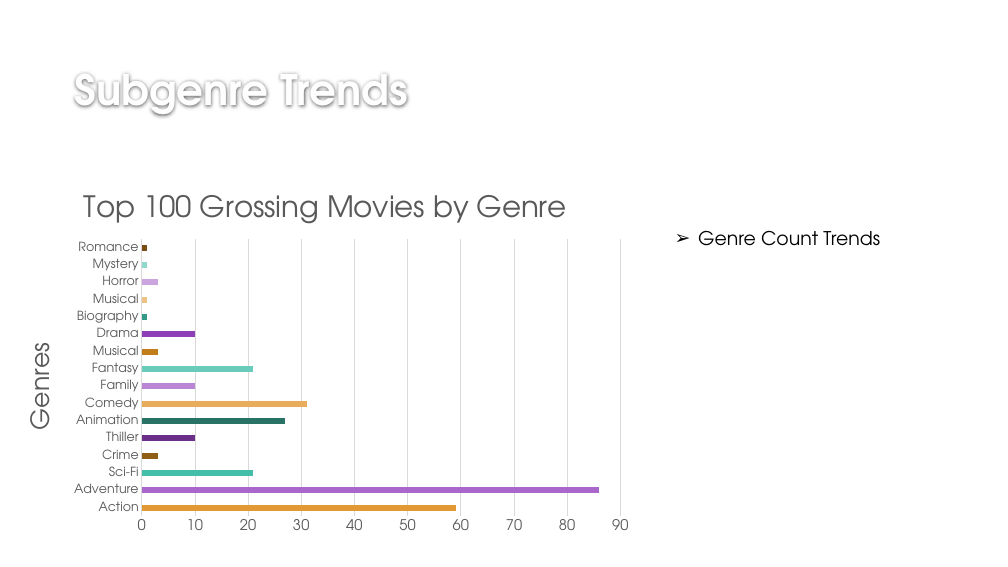
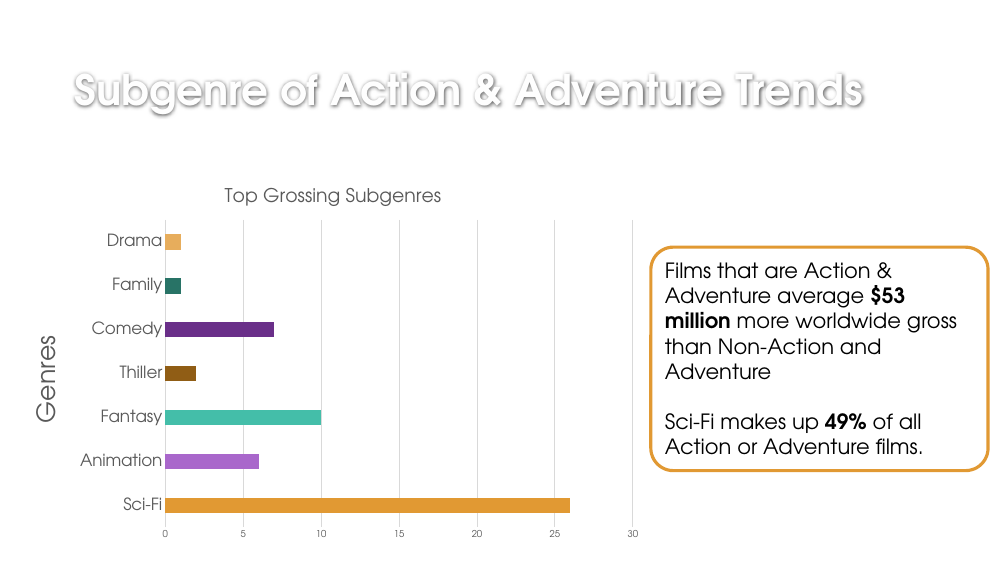
Before and after one commit to rustyb08/phase_1_project, a slide deck: slide 8 of Microsoft Original Content.pptx. Drawn at 1008x567 pixels with LibreOffice and Linux fonts; fonts in the diff are those of the drawing; background and template pictures are left out. Boxes give left, top, right and bottom in pixels: in the first picture for what was removed or moved away, otherwise in the second. Text is boxed around its words. In the diff, an @@ line names an element or a change of style, - is before the commit and + after.

```diff
--- a/Microsoft Original Content.pptx
+++ b/Microsoft Original Content.pptx
@@ title at (75, 73, 863, 117): text changed @@
-Subgenre Trends
+Subgenre of Action & Adventure Trends
@@ bar chart at (15, 172, 651, 547) @@
@@ title "Top 100 Grossing Movies by Genre " to "Top Grossing Subgenres " @@
-categories: Action, Adventure, Sci-Fi, Crime, Thiller, Animation, Comedy, Family, Fantasy, Musical, Drama, Biography, Musical, Horror, Mystery, Romance
+categories: Sci-Fi, Animation, Fantasy, Thiller, Comedy, Family, Drama
-Series 1: 59, 86, 21, 3, 10, 27, 31, 10, 21, 3, 10, 1, 1, 3, 1, 1
+Series 1: 26, 6, 10, 2, 7, 1, 1
@@ category axis changed @@
@@ value axis changed @@
@@ bar chart: place and size @@
-bar chart at (9, 176, 641, 541)
+bar chart at (15, 172, 651, 547)
@@ text removed at (698, 230, 880, 246) @@
-➢ Genre Count Trends
@@ rounded rectangle added at (651, 247, 988, 471), fill #FFFFFF, outline #E19933 3 pt, 20 pt, text #000000 @@
+Films that are Action & Adventure average $53 million more worldwide gross than Non-Action and Adventure
+Sci-Fi makes up 49% of all Action or Adventure films.
```
Also in this commit, not shown: 10 other slides changed, 4 slides added, 3 other files.
